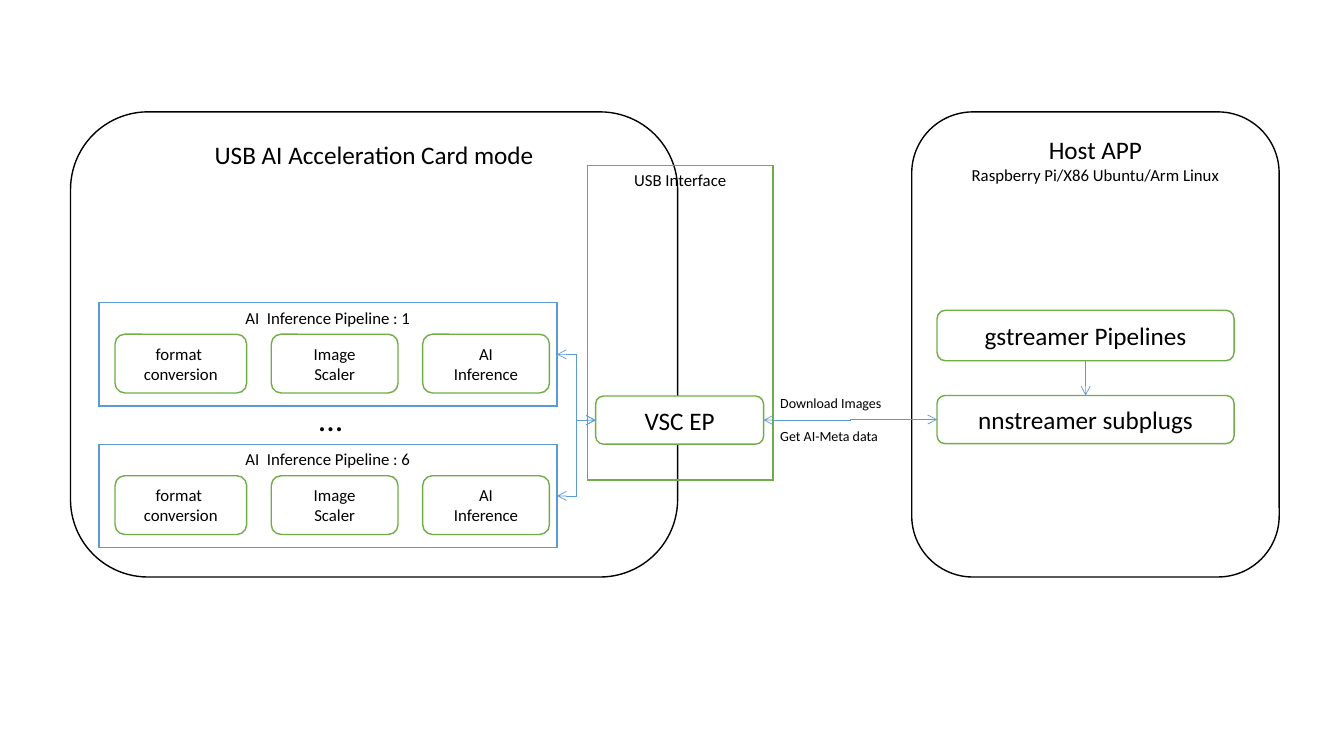
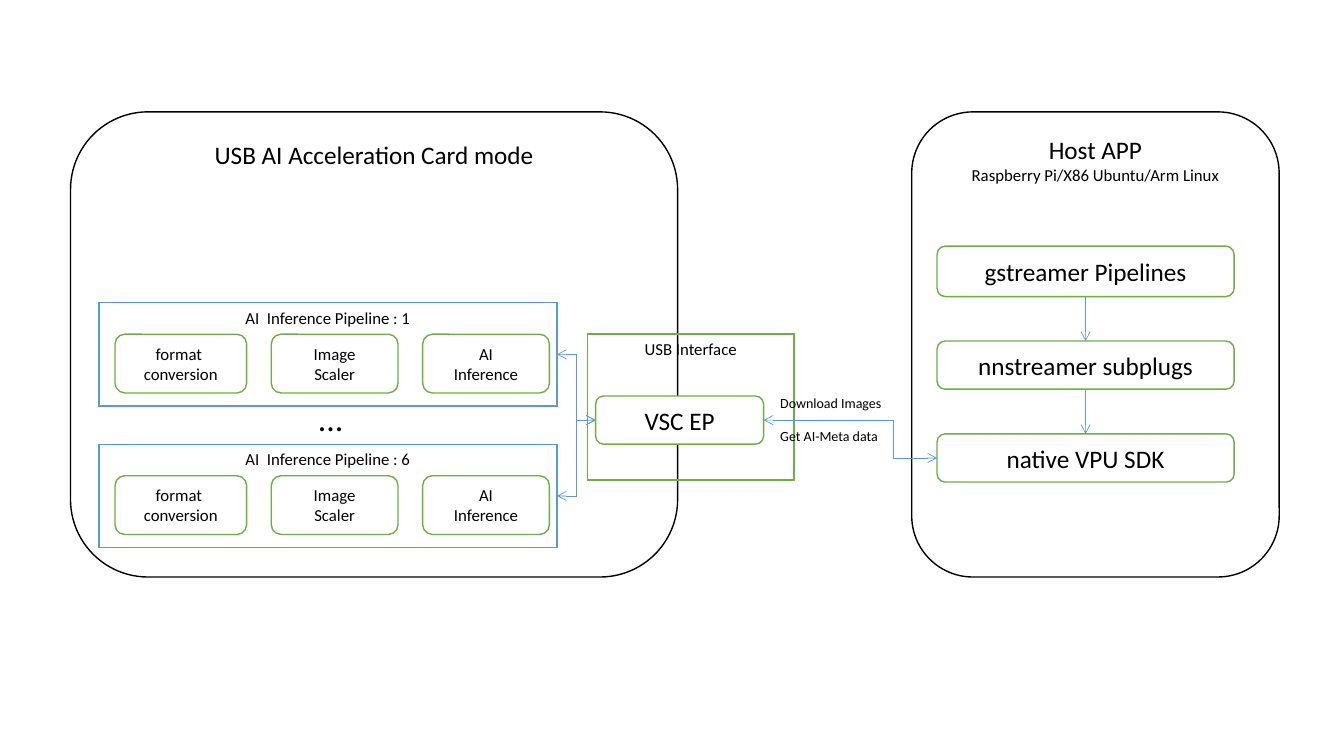
Before and after one commit to EyecloudAi/opennccframe, a slide deck: slide 3 of docs/mainres/frame.pptx. Drawn at 1344x756 pixels with LibreOffice and Linux fonts; fonts in the diff are those of the drawing. Boxes give left, top, right and bottom in pixels: in the first picture for what was removed or moved away, otherwise in the second. Text is boxed around its words. In the diff, an @@ line names an element or a change of style, - is before the commit and + after.

```diff
--- a/docs/mainres/frame.pptx
+++ b/docs/mainres/frame.pptx
@@ rounded rectangle "gstreamer Pipelines" moved from (x1=938, y1=311, x2=1235, y2=361) to (x1=938, y1=246, x2=1235, y2=296) @@
@@ arrow moved from (1086, 361) - (1086, 395) to (1086, 296) - (1086, 341) @@
@@ rectangle "USB Interface" resized from (x1=588, y1=165, x2=773, y2=480) to (x1=588, y1=335, x2=795, y2=481) @@
@@ rounded rectangle "nnstreamer subplugs" moved from (x1=938, y1=395, x2=1235, y2=444) to (x1=938, y1=341, x2=1235, y2=389) @@
@@ arrow added from (1086, 389) to (1086, 434), #5B9BD5 0.5 pt @@
@@ elbow double arrow moved from (764, 420) - (938, 419) to (764, 420) - (938, 458) @@
@@ rounded rectangle added at (x1=938, y1=434, x2=1235, y2=482), fill #FFFFFF, outline #70AD47 1 pt, 18 pt, text #000000 @@
+native VPU SDK
```
Also in this commit, not shown: 3 other slides changed, 6 other files.
